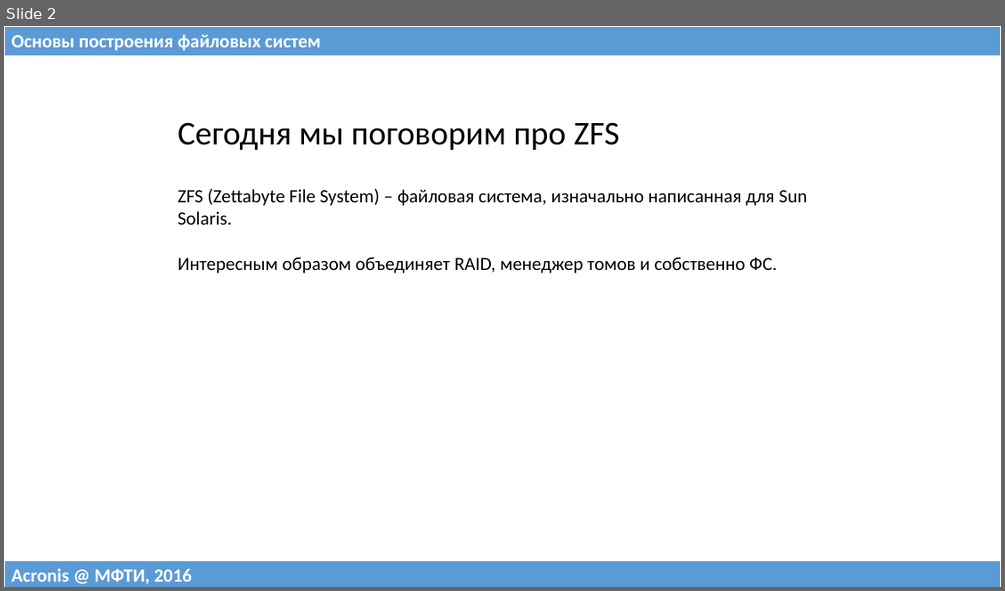
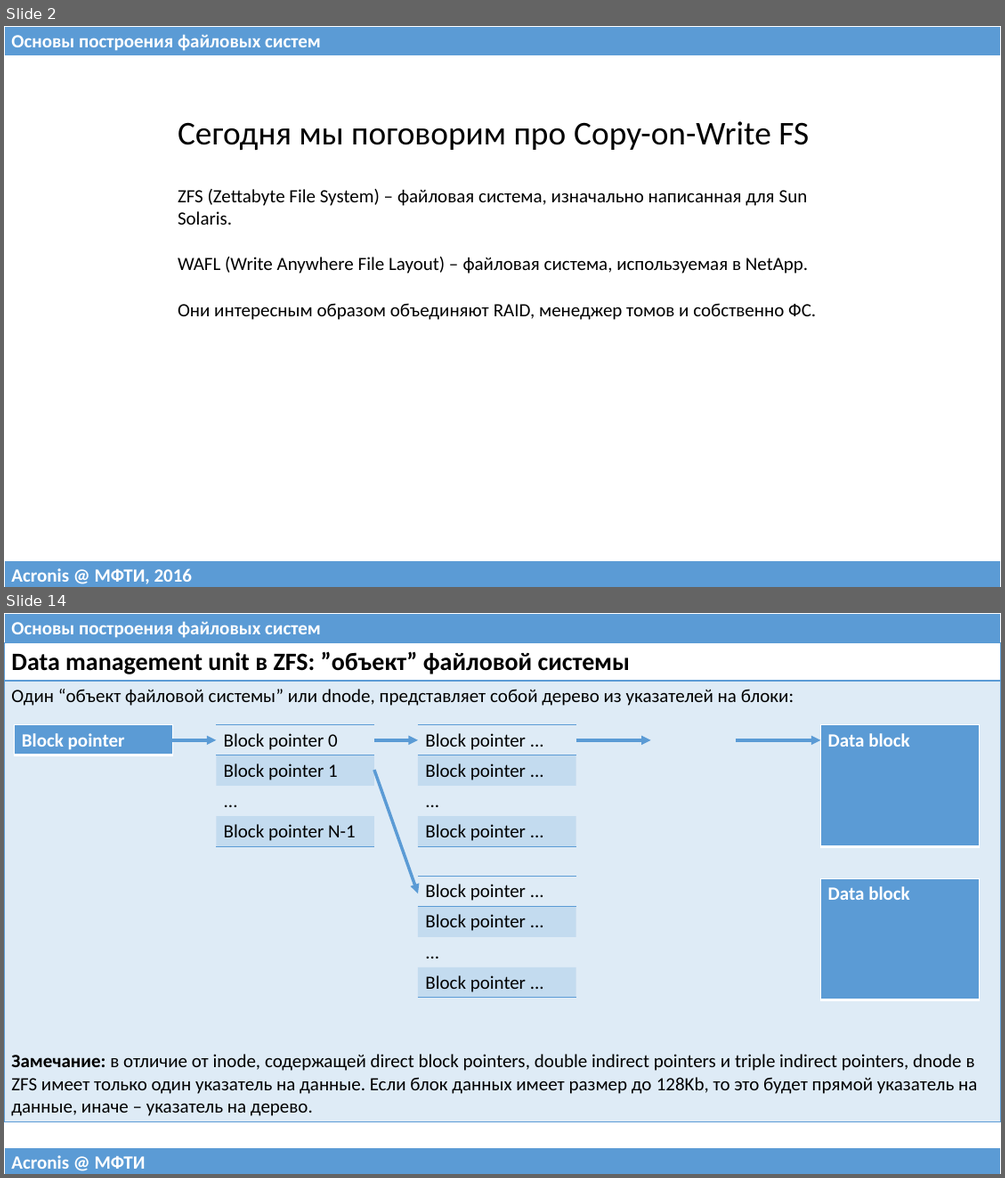
Before and after one commit to 75cc8545e7b021ed280ed0ef99fc7fc4/filesystems-101, a slide deck: talks/src/class09.pptx. Shown one above the other, each under a label of ours: slide 2 before the commit, slides 2 and 14 after it; the slides between them are not shown. The pictures are 1005x591 and 1005x1178 pixels, drawn with LibreOffice and Linux fonts; fonts in the diff are those of the drawing. Boxes give left, top, right and bottom in pixels: in the first picture for what was removed or moved away, otherwise in the second. Text is boxed around its words. In the diff, an @@ line names an element or a change of style, - is before the commit and + after.

Commit message:
Added class09 (copy-on-write file systems).

```diff
--- a/talks/src/class09.pptx
+++ b/talks/src/class09.pptx
@@ slide 14 added at (x1=4, y1=613, x2=1001, y2=1174), background #FFFFFF @@
@@ table added at (x1=4, y1=613, x2=1001, y2=643), 1 rows, 1 columns @@
+Основы построения файловых систем
@@ table added at (x1=4, y1=643, x2=1001, y2=1119), 2 rows, 1 columns @@
+Data management unit в ZFS: ”объект” файловой системы
+Один “объект файловой системы” или dnode, представляет собой дерево из указателей на блоки: / Замечание: в отличие от inode, содержащей direct block pointers, double indirect pointers и triple indirect pointers, dnode в ZFS имеет только один указатель на данные. Если блок данных имеет размер до 128Kb, то это будет прямой указатель на данные, иначе – указатель на дерево.
@@ table added at (x1=15, y1=725, x2=173, y2=755), 1 rows, 1 columns @@
+Block pointer
@@ arrow added from (172, 740) to (217, 740), #5B9BD5 3 pt @@
@@ table added at (x1=217, y1=725, x2=375, y2=846), 4 rows, 1 columns @@
+Block pointer 0
+Block pointer 1
+...
+Block pointer N-1
@@ arrow added from (374, 740) to (418, 740), #5B9BD5 3 pt @@
@@ table added at (x1=418, y1=725, x2=577, y2=846), 4 rows, 1 columns @@
+Block pointer ...
+Block pointer ...
+...
+Block pointer ...
@@ arrow added from (576, 740) to (651, 740), #5B9BD5 3 pt @@
@@ arrow added from (736, 740) to (821, 740), #5B9BD5 3 pt @@
@@ table added at (x1=821, y1=725, x2=979, y2=846), 1 rows, 1 columns @@
+Data block
@@ arrow added from (374, 770) to (418, 893), #5B9BD5 3 pt @@
@@ table added at (x1=418, y1=876, x2=577, y2=997), 4 rows, 1 columns @@
+Block pointer ...
+Block pointer ...
+...
+Block pointer ...
@@ table added at (x1=821, y1=878, x2=979, y2=999), 1 rows, 1 columns @@
+Data block
@@ table added at (x1=4, y1=1147, x2=1001, y2=1174), 1 rows, 1 columns @@
+Acronis @ МФТИ
@@ slide 2 changed as well @@
@@ table at (x1=170, y1=110, x2=834, y2=323) @@
-row 1, column 1: Сегодня мы поговорим про ZFS
+row 1, column 1: Сегодня мы поговорим про Copy-on-Write FS
-row 2, column 1: ZFS (Zettabyte File System) – файловая система, изначально написанная для Sun Solaris. / Интересным образом объединяет RAID, менеджер томов и собственно ФС.
+row 2, column 1: ZFS (Zettabyte File System) – файловая система, изначально написанная для Sun Solaris. / WAFL (Write Anywhere File Layout) – файловая система, используемая в NetApp. / Они интересным образом объединяют RAID, менеджер томов и собственно ФС.
```
Also in this commit, not shown: 4 other slides changed, 13 other slides added, 18 slides removed, 1 other file.
